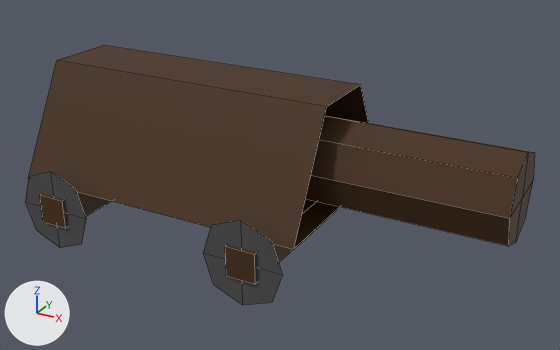
The OBJ model King Of Kings Docs/Models/batteringram3f.obj, before and after one commit.
The view is the same before and after, from a 50 mm camera at (10.58, -15.23, 9.29) aimed at (2.2, 0.01, 1.67). The lights are fixed; the arrows at lower left show +X, +Y and +Z. Mesh edges are drawn as thin lines. Where no turn or scale is listed for an object, it has been applied to the vertices.
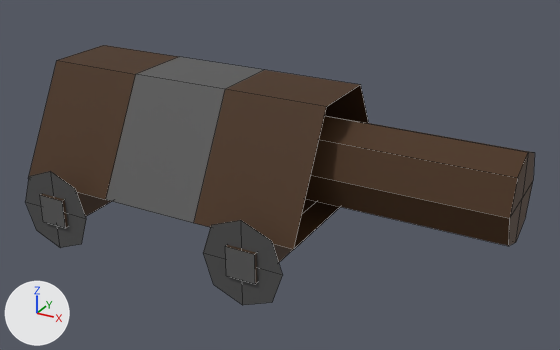
Scene script edits in JSON lines:
```json
{"op": "add", "block": "mat_material_003", "code": ["mat_material_003 = principled_material('Material.003')", "mat_material_003.base_color = (0.0984, 0.0984, 0.0984)  # dark grey #585858", "mat_material_003.roughness = 0.69"]}
{"block": "me_cube", "where": "me_cube.from_pydata(...)  # 26 vertices, 21 faces; spans x -3.85..7.95, y -2.38..2.38, z 1.21..3.96"}
{"block": "me_cube", "where": "# used by ob_cube; location = (0.0, 0.0, 0.0)"}
{"block": "me_cube", "where": "# verts and faces of me_cube; kept vertices keep their numbers, new ones are numbered from 26"}
{"block": "me_cube", "where": "# before: 0 (3.85, 2.38, 1.21), 1 (3.85, -2.38, 1.21) at pixel (293, 249), 2 (-3.85, -2.38, 1.21) at pixel (28, 178), 3 (-3.85, 2.38, 1.21), 4 (3.85, 0.91, 3.96) at pixel (360, 84)"}
{"block": "me_cube", "where": "# before: 5 (3.85, -0.91, 3.96) at pixel (326, 106), 6 (-3.85, -0.91, 3.96) at pixel (56, 60), 7 (-3.85, 0.91, 3.96) at pixel (103, 45)"}
{"block": "me_cube", "change": "me_cube part 1"}
{"op": "add", "block": "me_cube", "code": "delete_faces([(0, 1, 2, 3), (4, 7, 6, 5), (1, 5, 6, 2), (0, 3, 7, 4)])"}
{"op": "add", "block": "me_cube", "code": "for new, old in zip([*range(26, 30)], [0, 1, 4, 5]): verts[new] = verts[old] + (-2.57, 0.0, 0.0)"}
{"op": "add", "block": "me_cube", "code": "for new, old in zip([*range(30, 34)], [2, 3, 6, 7]): verts[new] = verts[old] + (2.57, 0.0, 0.0)"}
{"op": "add", "block": "me_cube", "code": "faces += [(2, 3, 31, 30), (6, 32, 33, 7), (2, 30, 32, 6), (3, 7, 33, 31), (0, 26, 28, 4), (1, 5, 29, 27)]  # mat_material_002 (brown #442909)"}
{"op": "add", "block": "me_cube", "code": "faces += [(4, 28, 29, 5), (0, 1, 27, 26)]  # mat_material_002 (brown #442909)"}
{"op": "add", "block": "me_cube", "code": "faces += [(26, 31, 33, 28), (27, 29, 32, 30), (28, 33, 32, 29), (26, 27, 30, 31)]  # mat_material_003 (dark grey #585858)"}
{"op": "add", "block": "me_cube", "code": "me_cube.materials.append(mat_material_003)  # dark grey #585858"}
{"block": "me_cube_001", "where": "me_cube_001.from_pydata(...)  # 8 vertices, 6 faces; spans x 2.5..3.23, y -2.96..3.01, z 0.48..1.21"}
{"block": "me_cube_001", "where": "# used by ob_cube_001; location = (0.0, 0.0, 0.0)"}
{"block": "me_cube_001", "change": "me_cube_001 part 2: 2 faces spanning x 2.5..3.23, y -2.96..3.01, z 0.48..1.21 switch from mat_material_002 (brown #442909) to mat_material_003 (dark grey #585858)"}
{"block": "me_cube_002", "where": "me_cube_002.from_pydata(...)  # 8 vertices, 6 faces; spans x -2.88..-2.14, y -2.96..3.01, z 0.48..1.21"}
{"block": "me_cube_002", "where": "# used by ob_cube_002; location = (0.0, 0.0, 0.0)"}
{"block": "me_cube_002", "change": "me_cube_002 part 3: 2 faces spanning x -2.88..-2.14, y -2.96..3.01, z 0.48..1.21 switch from mat_material_002 (brown #442909) to mat_material_003 (dark grey #585858)"}
```

Boxes [x1, y1, x2, y2] around the edits, measured in the pictures (560 x 350 px):
```json
{"part": 1, "of": "me_cube", "change": "built on", "before": [104, 56, 264, 224], "after": [104, 56, 264, 224]}
{"part": 2, "of": "me_cube_001", "change": "recoloured", "before": [225, 246, 255, 284], "after": [225, 246, 255, 284], "on screen": "brown to grey"}
{"part": 3, "of": "me_cube_002", "change": "recoloured", "before": [40, 195, 66, 228], "after": [40, 195, 66, 228], "on screen": "brown to grey"}
```
